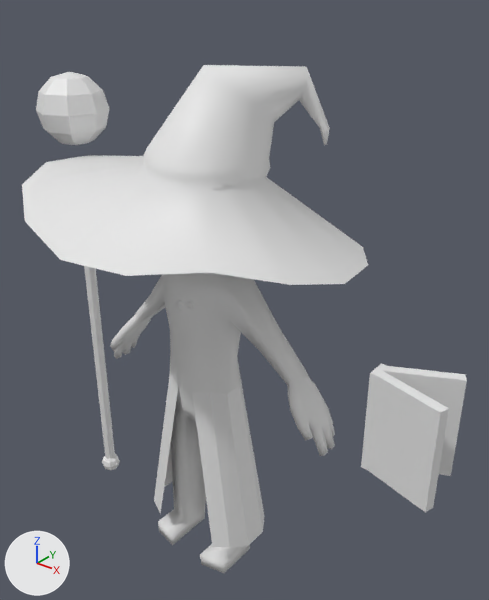
Before and after pictures for a commit that changed the Blender file Resources/characters/wizard/wizardBlend.blend.
One viewpoint serves both versions: a 50 mm camera at (8.25, -9.14, 12.09) aimed at (0.55, 0.48, 6.13). Every picture has the same lights, and +X, +Y and +Z are marked at lower left. Materials are left out; every surface is plain grey.
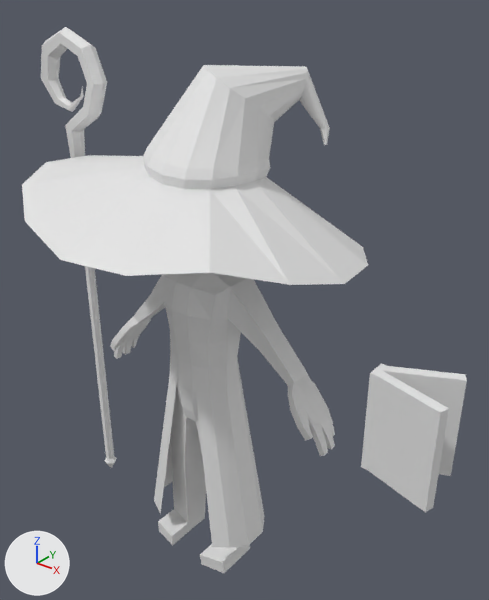
Location of each change, (x1, y1, x2, y2) in pixels of the pictures (489 x 600 px):
```json
{"object": "Cube.018", "change": "reshaped, modifiers changed", "before": [110, 273, 335, 573], "after": [110, 273, 335, 573]}
{"object": "Cube.019", "change": "reshaped", "before": [36, 72, 120, 470], "after": [41, 27, 117, 468], "on screen": "9% narrower, 11% taller"}
{"part": 2, "of": "me_cube_018", "change": "built on", "before": [155, 375, 229, 540], "after": [110, 273, 229, 545]}
{"part": 3, "of": "me_cube_018", "change": "shading changed", "before": [110, 273, 335, 573], "after": [188, 273, 335, 573]}
{"part": 4, "of": "me_circle_003", "change": "shading changed", "before": [22, 65, 368, 285], "after": [22, 65, 368, 285]}
```

Edits to the scene script, one JSON object a line:
```json
{"block": "me_cube_019", "where": "# used by ob_cube_019; location = (-3.68, 0.0, 4.0); scale = (0.108, 0.108, 0.108)"}
{"op": "remove", "block": "me_cube_019", "code": "me_cube_019.from_pydata(...)  # 116 vertices, 116 faces; spans x -7.0..7.0, y -7.0..7.0, z -37.5..57.8"}
{"op": "add", "block": "me_cube_019", "code": "me_cube_019.from_pydata(...)  # 91 vertices, 90 faces; spans x -8.2..9.8, y -1.6..1.6, z -37.0..65.7"}
{"block": "me_cube_019", "change": "me_cube_019 part 1: the whole mesh is rebuilt"}
{"block": "me_cube_018", "where": "# used by ob_cube_018; location = (0.0, 0.0, 0.0); scale = (0.9, 0.9, 0.9)"}
{"op": "remove", "block": "me_cube_018", "code": "me_cube_018.from_pydata(...)  # 244 vertices, 220 faces; spans x 0.0..3.31, y -1.14..1.05, z -0.02..10.38"}
{"op": "add", "block": "me_cube_018", "code": "me_cube_018.from_pydata(...)  # 388 vertices, 374 faces; spans x -3.31..3.31, y -1.09..0.8, z -0.02..7.78"}
{"block": "me_cube_018", "change": "me_cube_018 part 2: 2 vertices moved from x 0.21..0.23, y -0.85, z 4.76..4.9 to x 0.3..0.31, y -0.83..-0.82, z 4.78..4.92; 184 vertices added at x -3.31..-0.15, y -1.09..0.8, z -0.02..7.78"}
{"block": "me_cube_018", "change": "me_cube_018 part 3: 169 kept faces spanning x 0.0..3.31, y -1.09..0.7, z -0.02..7.78 are now shaded flat"}
{"block": "me_circle_003", "where": "me_circle_003.from_pydata(...)  # 128 vertices, 113 faces; spans x -3.32..3.15, y -3.3..3.2, z 7.06..10.62"}
{"block": "me_circle_003", "where": "# used by ob_circle_001; location = (0.0, 0.0, 0.0)"}
{"block": "me_circle_003", "change": "me_circle_003 part 4: all faces are now shaded flat (113 of 113 changed)"}
{"op": "remove", "block": "ob_cube_018", "code": "_m = ob_cube_018.modifiers.new('Mirror', 'MIRROR')"}
{"op": "remove", "block": "ob_cube_018", "code": "_m.use_clip = True"}
```
